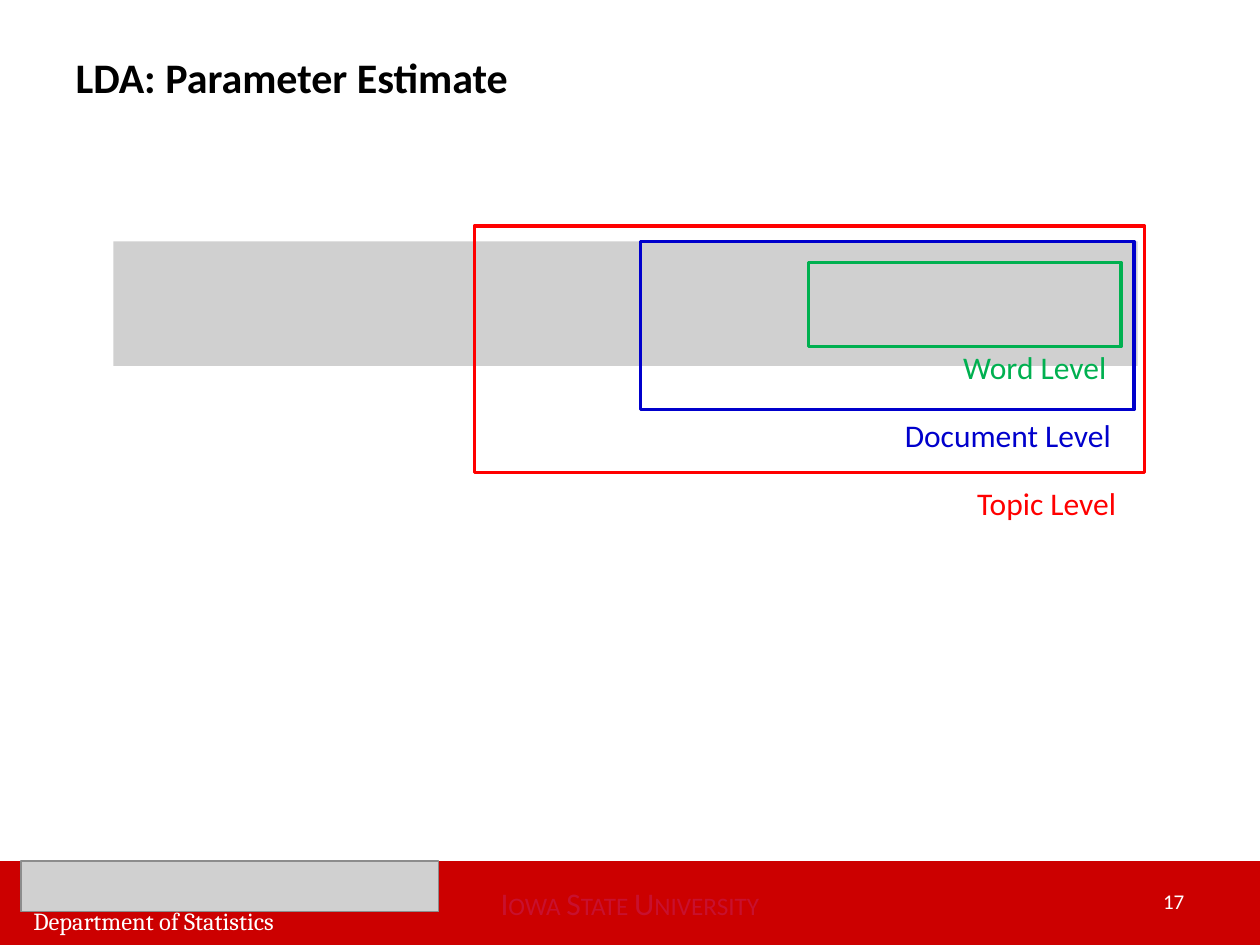
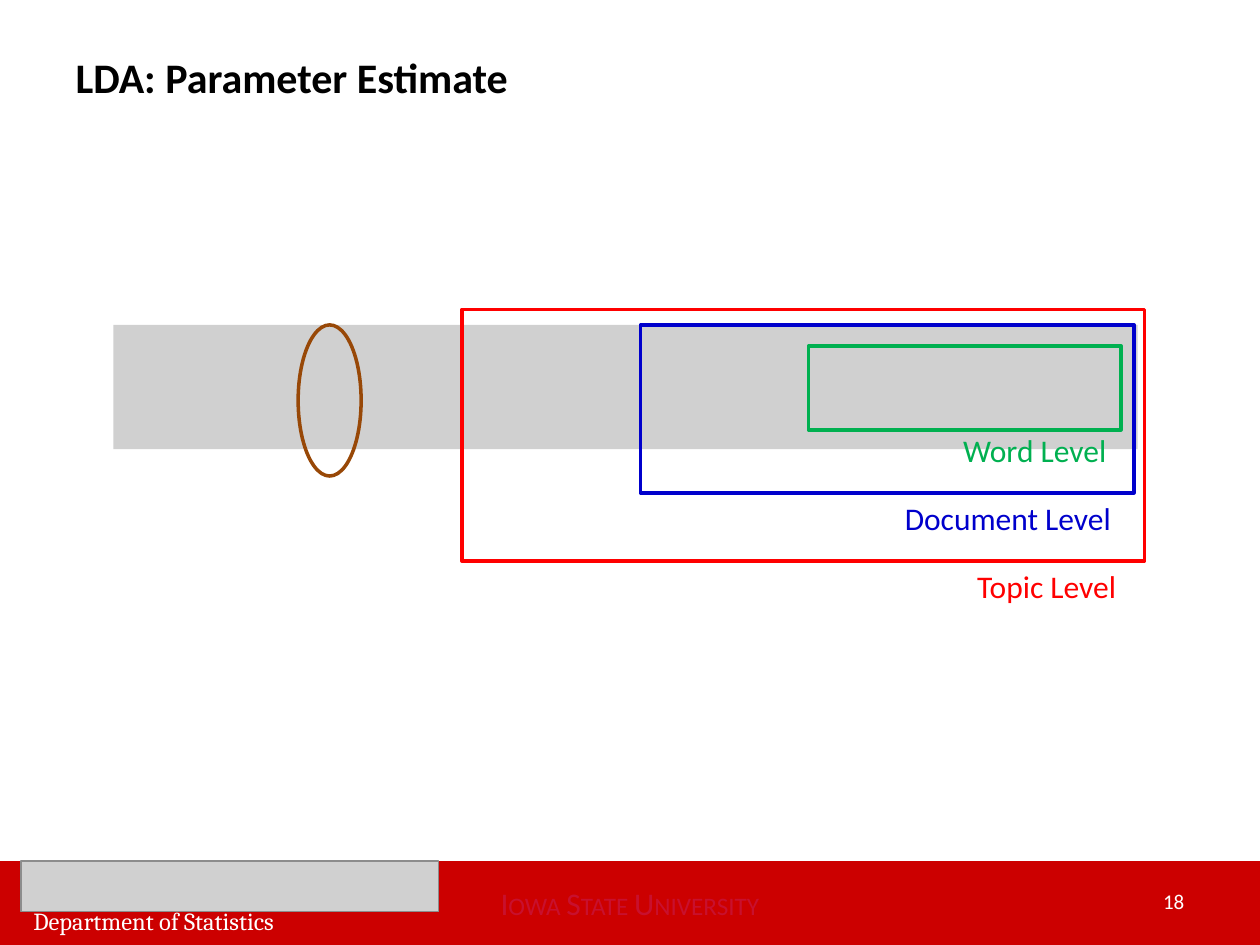
Before and after one commit to huwei95/Yelp_Text_Mining, a slide deck: slide 18 of Wei Hu Master of Statistics Final Oral Exam Apr 12.pptx (slide 17 before the commit). Drawn at 1260x945 pixels with LibreOffice and Linux fonts; fonts in the diff are those of the drawing; grey boxes stand for pictures. Boxes give left, top, right and bottom in pixels: in the first picture for what was removed or moved away, otherwise in the second. Text is boxed around its words. In the diff, an @@ line names an element or a change of style, - is before the commit and + after.

```diff
--- a/Wei Hu Master of Statistics Final Oral Exam Apr 12.pptx
+++ b/Wei Hu Master of Statistics Final Oral Exam Apr 12.pptx
@@ 3 texts, 2 rectangles, 1 picture: place and size @@
-3 texts, 2 rectangles, 1 picture at (113, 242, 1138, 520)
+3 texts, 2 rectangles, 1 picture at (113, 325, 1138, 603)
@@ ellipse added at (299, 325, 362, 476), outline #984807 2 pt @@
@@ rectangle: place and size @@
-rectangle at (474, 226, 1144, 472)
+rectangle at (462, 310, 1145, 562)
@@ page number at (1163, 894, 1184, 909): text changed @@
-17
+18
```
Also in this commit, not shown: 16 other slides changed, 3 slides added, 1 slide removed.
